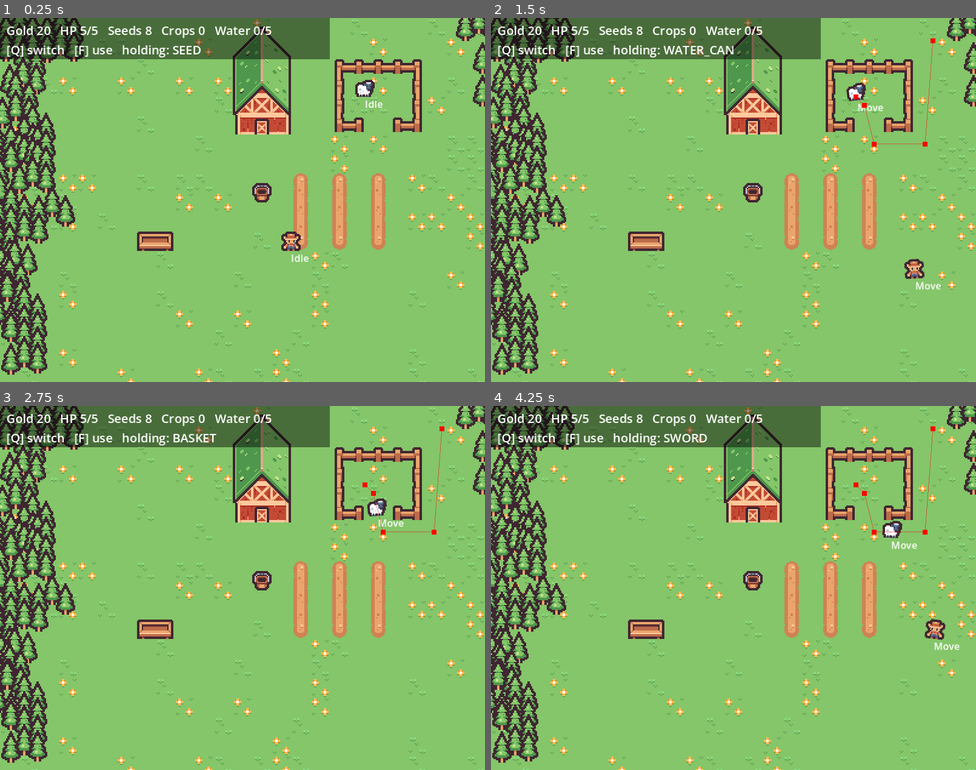
Above: before the commit, frames 1-4 (two rows, left to right).
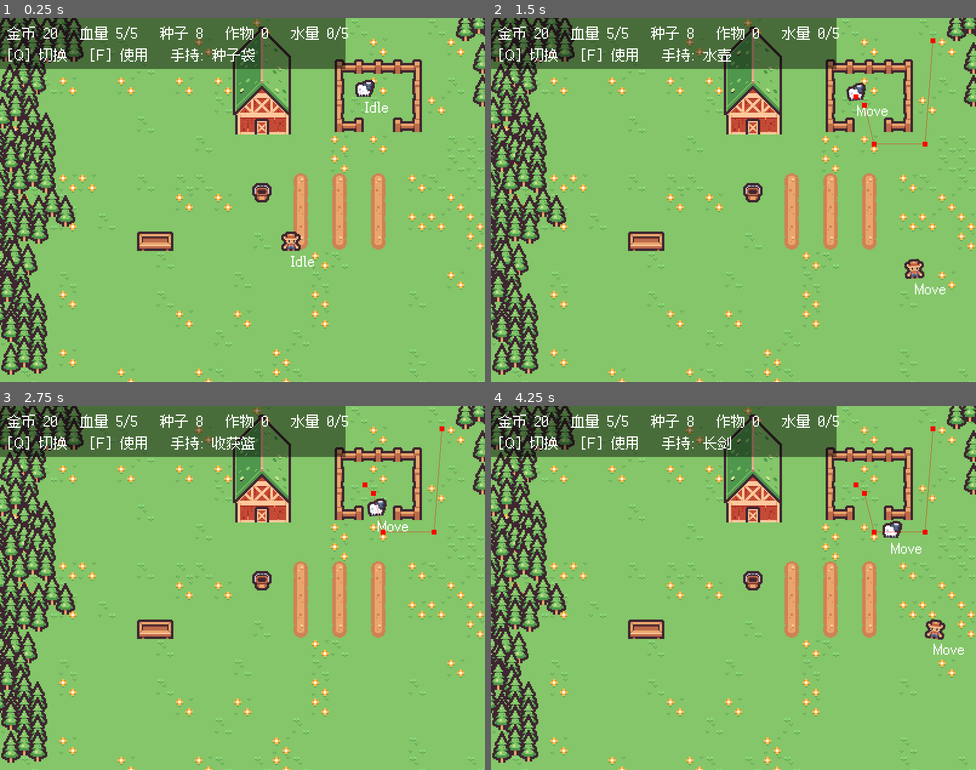
Above: after the commit, the same moments.

Repository: 01821/farm-fight-game
Game: Godot game, scene res://Scenes/base_level.tscn
The game is run twice, just before and just after one commit, with the same random seed, the same clock (stepped at 60 frames per second) and the same inputs.
Inputs:
- Up to frame 1 (0.25 s): no input
- Up to frame 2 (1.5 s): tap Enter at 0.5 s; hold D (right) 0.53-1.28 s; hold Q (cycle_item) 0.53-1.28 s; hold S (down) from 1.28 s (still down); tap F (use_item) at 1.35 s
- Up to frame 3 (2.75 s): release S (down) at 2.03 s; hold D (right) from 2.03 s (still down); hold Q (cycle_item) from 2.03 s (still down)
- Up to frame 4 (4.25 s): release D (right) at 2.78 s; release Q (cycle_item) at 2.78 s; hold W (up) 2.78-3.53 s; tap F (use_item) at 2.85 s; hold A (left) from 3.53 s (still down); hold Q (cycle_item) from 3.53 s (still down)

The runs differ from the first frame. In frame 1, 4.0% of the frame differs, in the area x 0-80%, y 0-69%; in frame 2, 4.1%, in the area x 0-94%, y 0-76%; in frame 3, 4.0%; in frame 4, 4.1%.

Commit message:
feat: UI 中文化 —— 引入 Fusion Pixel Font 12px 简体
Godot 内置字体不含中文字形（已实测 has_char('水') = false），直接写中文会渲染成方块，
所以必须给项目引入 CJK 字体。选 Fusion Pixel Font 的理由：像素风与游戏一致、OFL 协议
可安全放进公开仓库、简体单文件仅 906KB。

- Assets/fonts/: fusion-pixel-12px-zh_hans.woff2 + OFL 许可全文
- 导入参数刻意设为 antialiasing=0 / hinting=0 / subpixel_positioning=0
  （实测运行时读回就是 0/0/0），像素字体开抗锯齿会糊
- project.godot: gui/theme/custom_font 挂为全局默认字体
- HUD 文案改中文，字号 8 -> 12（该字体的设计尺寸，保证像素对齐）
- Player.ITEM_NAMES 一并中文化（日志里也是「换成 种子袋」更自然）
- 角色头顶 debugLabel 字号 8 -> 12：字体换了之后 8px 会糊，这是本次改动的副作用，一并修掉
- Tests: 新增「Label 实际取到的字体能否画中文」断言（查实际字体，不是内置字体）

Diff:
--- a/Scenes/animals/base_animal.tscn
+++ b/Scenes/animals/base_animal.tscn
@@ -130,7 +130,7 @@
 [node name="debugLabel" type="Label" parent="." unique_id=903617642]
 offset_right = 40.0
 offset_bottom = 23.0
-theme_override_font_sizes/font_size = 8
+theme_override_font_sizes/font_size = 12
 
 [node name="CollisionShape2D" type="CollisionShape2D" parent="." unique_id=502004525]
 position = Vector2(0, -6)
--- a/Scenes/base_level.tscn
+++ b/Scenes/base_level.tscn
@@ -945,23 +945,23 @@
 script = ExtResource("10_hud")
 
 [node name="Backdrop" type="ColorRect" parent="HUD"]
-offset_right = 272.0
-offset_bottom = 34.0
+offset_right = 285.0
+offset_bottom = 42.0
 color = Color(0, 0, 0, 0.45)
 
 [node name="InfoLabel" type="Label" parent="HUD"]
-offset_left = 5.0
-offset_top = 3.0
-offset_right = 270.0
-offset_bottom = 19.0
-theme_override_font_sizes/font_size = 10
+offset_left = 6.0
+offset_top = 4.0
+offset_right = 283.0
+offset_bottom = 22.0
+theme_override_font_sizes/font_size = 12
 
 [node name="HeldLabel" type="Label" parent="HUD"]
-offset_left = 5.0
-offset_top = 19.0
-offset_right = 270.0
-offset_bottom = 33.0
-theme_override_font_sizes/font_size = 10
+offset_left = 6.0
+offset_top = 22.0
+offset_right = 283.0
+offset_bottom = 40.0
+theme_override_font_sizes/font_size = 12
 
 [node name="FarmController" type="Node" parent="."]
 script = ExtResource("11_fctl")
--- a/Scenes/character/player.tscn
+++ b/Scenes/character/player.tscn
@@ -132,15 +132,15 @@
 [node name="debugLabel" type="Label" parent="." unique_id=1351044096]
 offset_right = 40.0
 offset_bottom = 23.0
-theme_override_font_sizes/font_size = 8
+theme_override_font_sizes/font_size = 12
 
 [node name="CollisionShape2D" type="CollisionShape2D" parent="." unique_id=395679338]
 position = Vector2(0, -5)
 shape = SubResource("CircleShape2D_wvhbo")
 
-[node name="Slash" type="Polygon2D" parent="."]
+[node name="Slash" type="Polygon2D" parent="." unique_id=1028689774]
+visible = false
+z_index = 1
 position = Vector2(0, -6)
-z_index = 1
-visible = false
 color = Color(1, 1, 1, 0.75)
 polygon = PackedVector2Array(13, -22.5, 19.9, -16.7, 24.4, -8.9, 26, 0, 24.4, 8.9, 19.9, 16.7, 13, 22.5, 9, 15.6, 13.8, 11.6, 16.9, 6.2, 18, 0, 16.9, -6.2, 13.8, -11.6, 9, -15.6)
--- a/Scripts/Characters/player.gd
+++ b/Scripts/Characters/player.gd
@@ -15,7 +15,7 @@
 
 enum Item { SEED, WATER_CAN, BASKET, SWORD }
 
-const ITEM_NAMES: Array[String] = ["SEED", "WATER_CAN", "BASKET", "SWORD"]
+const ITEM_NAMES: Array[String] = ["种子袋", "水壶", "收获篮", "长剑"]
 
 signal died
 
--- a/Scripts/UI/hud.gd
+++ b/Scripts/UI/hud.gd
@@ -1,15 +1,18 @@
 extends CanvasLayer
 
 ## 左上角状态栏。每帧直接读玩家状态，不做信号同步（状态很少，够用且不容易出错）。
-## 注：Godot 内置字体不含中文字形，这里用英文以免渲染成方块。
+##
+## 字体由项目设置 gui/theme/custom_font 指定：
+##   Fusion Pixel Font 12px 简体（OFL 协议，见 Assets/fonts/OFL-fusion-pixel-font.txt）
+## 字号必须用 12（该字体的设计尺寸），配合窗口的整数倍缩放才是像素对齐的。
 
 @onready var info_label: Label = $InfoLabel
 @onready var held_label: Label = $HeldLabel
 @onready var player: Player = $"../level/Player"
 
 func _process(_delta: float) -> void:
-	info_label.text = "Gold %d   HP %d/%d   Seeds %d   Crops %d   Water %d/%d" % [
+	info_label.text = "金币 %d   血量 %d/%d   种子 %d   作物 %d   水量 %d/%d" % [
 		player.money, player.hp, Player.MAX_HP,
 		player.seeds, player.harvested, player.water_left, Player.WATER_CAPACITY
 	]
-	held_label.text = "[Q] switch   [F] use   holding: %s" % player.item_name()
+	held_label.text = "[Q] 切换   [F] 使用   手持: %s" % player.item_name()
--- a/Tests/test_farm.gd
+++ b/Tests/test_farm.gd
@@ -44,16 +44,28 @@
 		Level.animalRegion = region
 	_check("animalRegion2D 在 animalRegion 组里", region.is_in_group("animalRegion"))
 
-	var f: Font = ThemeDB.fallback_font
-	print("  INFO 默认字体支持中文 = ", f != null and f.has_char("水".unicode_at(0)))
+	var fallback: Font = ThemeDB.fallback_font
+	print("  INFO 内置默认字体支持中文 = ", fallback != null and fallback.has_char("水".unicode_at(0)))
 
 	var info := _level.get_node_or_null("HUD/InfoLabel") as Label
 	_check("HUD/InfoLabel 存在", info != null)
-	_check("HUD/HeldLabel 存在", _level.get_node_or_null("HUD/HeldLabel") != null)
+	var held := _level.get_node_or_null("HUD/HeldLabel") as Label
+	_check("HUD/HeldLabel 存在", held != null)
 	await get_tree().process_frame
+
+	# 真正决定渲染的是 Label 实际取到的字体，所以验证它，而不是内置字体
 	if info:
+		var lf: Font = info.get_theme_font("font")
+		_check("HUD 取到字体", lf != null)
+		_check("HUD 字体能画「金」", lf != null and lf.has_char("金".unicode_at(0)))
+		_check("HUD 字体能画「水」", lf != null and lf.has_char("水".unicode_at(0)))
+		if lf:
+			print("  INFO HUD 字体 = ", lf.get_font_name())
+			print("  INFO 抗锯齿=", lf.get("antialiasing"), " 微调=", lf.get("hinting"),
+				" 次像素=", lf.get("subpixel_positioning"))
 		print("  INFO HUD 文本 = ", info.text)
-		print("  INFO 手持提示 = ", (_level.get_node("HUD/HeldLabel") as Label).text)
+	if held:
+		print("  INFO 手持提示 = ", held.text)
 
 	print("--- 手持道具 ---")
 	_check("初始手持种子", _player.active_item == Player.Item.SEED)
--- a/project.godot
+++ b/project.godot
@@ -28,6 +28,10 @@
 window/stretch/mode="canvas_items"
 window/stretch/aspect="expand"
 window/stretch/scale_mode="integer"
+
+[gui]
+
+theme/custom_font="res://Assets/fonts/fusion-pixel-12px-zh_hans.woff2"
 
 [input]
 
Not shown, added: Assets/fonts/OFL-fusion-pixel-font.txt
Binary file added: Assets/fonts/fusion-pixel-12px-zh_hans.woff2
Not shown, added: Assets/fonts/fusion-pixel-12px-zh_hans.woff2.import
Not shown, changed: PROJECT_NOTES.md
